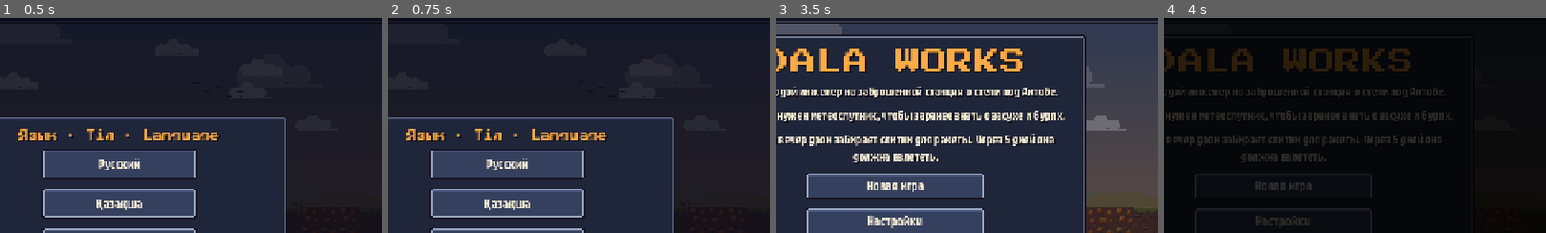
Above: before the commit, frames 1-4 (left to right).
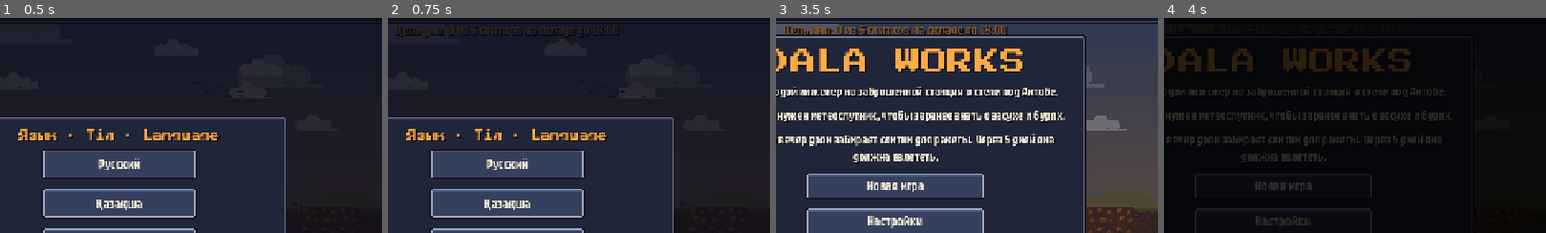
Above: after the commit, the same moments.

Repository: hinabaina/urban-robot
Game: Godot game, scene res://main/Main.tscn
Two runs of this game, one before a commit and one after it. Both use one fixed random seed, a clock stepped at 60 frames per second and the inputs below.
Inputs:
- Up to frame 1 (0.5 s): no input
- Up to frame 2 (0.75 s): click "×1" at 0.5 s
- Up to frame 3 (3.5 s): click "×2" at 1.25 s; click "II" at 2 s; click "Русский" at 2.75 s
- Up to frame 4 (4 s): click "Новая игра" at 3.5 s
The pictures show only the part of the screen within x 34-84%, y 9-59%; the shares and areas given below are measured in that part.

Frame 1 is identical in both runs. In frame 2, less than 0.1% of the frame differs, in the area x 2-15%, y 4-10%; in frame 3, 1.8%, in the area x 2-61%, y 3-8%; in frame 4, less than 0.1%.

Commit message:
Plant and build with a left click, free seeds, always-visible goal line
On a Mac trackpad the right button is awkward, and planting silently failed
with no grain, which could leave the player with a dead line and no way out.
Seeds are now free, LMB plants and places when seeds or a machine are in
hand, and a goal line at the top says what to do next (feed the furnace,
fix a stuck line, build the farm, today's quota).

Co-Authored-By: Claude Opus 5.5 <noreply@anthropic.com>
Claude-Session: https://claude.ai/code/session_01M2yRtLbnkNfsXLYQcAmbij

Diff:
--- a/data/player.json
+++ b/data/player.json
@@ -20,9 +20,7 @@
     "ore": 2,
     "grain": 1
   },
-  "plant_cost": {
-    "grain": 1
-  },
+  "plant_cost": {},
   "anim_fps": {
     "idle": 2.0,
     "walk": 10.0,
--- a/data/translations.csv
+++ b/data/translations.csv
@@ -28,8 +28,8 @@
 SLOT_harvester,Сборщик,Жинағыш,Harvester
 DESC_pickaxe,Держи ЛКМ: копать землю и руду,Сол батырманы басып тұр: жер мен кенді қазу,Hold LMB: dig dirt and ore
 DESC_can,ЛКМ: набрать воду в колодце и полить грядку,Сол батырма: құдықтан су алу және жүйекті суару,LMB: fill up at the well and water a bed
-DESC_seed,ПКМ по грядке: посадить 1 зерно,Жүйекке оң батырма: 1 дән егу,RMB on a bed: plant 1 grain
-DESC_ladder,ПКМ: поставить. Лазать — W и S,Оң батырма: қою. Өрмелеу — W және S,RMB: place. Climb with W and S
+DESC_seed,"Клик по грядке у колодца: посадить. Семена не кончаются","Құдық жанындағы жүйекке шерт: егу. Дән таусылмайды","Click a bed by the well to plant. Seeds never run out"
+DESC_ladder,"Клик: поставить. Лазать — W и S","Шерту: қою. Өрмелеу — W және S","Click to place. Climb with W and S"
 DESC_conveyor,Везёт предметы. Q — повернуть. Вверх — это лифт,Заттарды тасиды. Q — бұру. Жоғары бағыт — лифт,"Moves items. Q — rotate. Pointing up, it's a lift"
 DESC_drill,"Добывает руду из жилы, которой касается",Өзі тиіп тұрған желіден кен өндіреді,Mines ore from the vein it touches
 DESC_furnace,2 руды + 1 зерно → 1 слиток,2 кен + 1 дән → 1 құйма,2 ore + 1 grain → 1 ingot
@@ -60,9 +60,9 @@
 TUT_CAMPFIRE_PUT,Поднимись (W) к костру и нажми E — положи 2 руды и 1 зерно,"Алауға көтеріл (W) де, E бас — 2 кен мен 1 дән сал",Climb up (W) to the campfire and press E — put in 2 ore and 1 grain
 TUT_CAMPFIRE_BLOW,Поднимись (W) к костру и держи на нём ЛКМ: 2 руды + 1 зерно → слиток,"Алауға көтеріл (W) де, оған сол батырманы басып тұр: 2 кен + 1 дән → құйма",Climb up (W) to the campfire and hold LMB on it: 2 ore + 1 grain → ingot
 TUT_STORAGE,Отнеси слиток на склад у ракеты и нажми E,"Құйманы зымыран жанындағы қоймаға апарып, E бас",Carry the ingot to the storage by the rocket and press E
-TUT_FARM,"Зерно — топливо. Посади его на пашне (3, ПКМ), набери воды в колодце и полей (2, ЛКМ)","Дән — отын. Оны егістікке ек (3, оң батырма), құдықтан су алып, суар (2, сол батырма)","Grain is fuel. Plant it in the field (3, RMB), fill up at the well and water it (2, LMB)"
+TUT_FARM,"Зерно — топливо. Посади его на пашне (3, клик), набери воды в колодце и полей (2, ЛКМ)","Дән — отын. Оны егістікке ек (3, шерту), құдықтан су алып, суар (2, сол батырма)","Grain is fuel. Plant it in the field (3, click), fill up at the well and water it (2, LMB)"
 TUT_GOAL,Сдай 5 слитков до 18:00. Линия делает их сама — следи за шкалой склада наверху,18:00-ге дейін 5 құйма тапсыр. Желі оларды өзі жасайды — жоғарыдағы қойма шкаласын бақыла,Deliver 5 ingots by 18:00. The line makes them itself — watch the storage bar at the top
-TUT_D2_DRILL,Дрон привёз чертежи! Выбери бур (6) и поставь его вплотную к руде — ПКМ,"Дрон сызбалар әкелді! Бұрғыны таңда (6) да, кенге тақап қой — оң батырма",The drone brought blueprints! Pick the drill (6) and place it right next to ore — RMB
+TUT_D2_DRILL,Дрон привёз чертежи! Выбери бур (6) и поставь его вплотную к руде — клик,"Дрон сызбалар әкелді! Бұрғыны таңда (6) да, кенге тақап қой — шерту",The drone brought blueprints! Pick the drill (6) and place it right next to ore — click
 TUT_D2_FURNACE,Теперь печь (7): 2 руды + 1 зерно → 1 слиток,Енді пеш (7): 2 кен + 1 дән → 1 құйма,Now the furnace (7): 2 ore + 1 grain → 1 ingot
 TUT_D2_BELT,"Соедини бур, печь и склад конвейером (5). Q — повернуть, вверх — лифт","Бұрғыны, пешті және қойманы конвейермен қос (5). Q — бұру, жоғары — лифт","Link drill, furnace and storage with conveyors (5). Q — rotate, up — lift"
 TUT_D2_FUEL,Положи зерно в печь (E) — дальше линия работает сама,Пешке дән сал (E) — әрі қарай желі өзі жұмыс істейді,Put grain into the furnace (E) — from here the line runs itself
@@ -90,7 +90,7 @@
 HOWTO_GOAL,Цель: за 5 дней сдать дрону 120 слитков и запустить ракету. Каждый день в 18:00 дрон забирает квоту со склад …(363 unchanged characters)…
 HOWTO_MOVE,"Движение: A / D — идти, Пробел — прыжок, W / S — по лестнице вверх и вниз.","Қозғалыс: A / D — жүру, Бос орын — секіру, W / S — сатымен жоғары және төмен.","Movement: A / D — walk, Space — jump, W / S — up and down ladders."
 HOWTO_TOOLS,"Инструменты: 1–9 или колесо мыши — выбрать. Держи ЛКМ, чтобы копать, поливать, собирать урожай и раздувать …(225 unchanged characters)…
-HOWTO_BUILD,"Постройка: ПКМ — поставить машину (зажми и тяни, чтобы проложить конвейер), Q — повернуть выход, держи F — снести и вернуть ресурсы.","Құрылыс: оң батырма — машина қою (конвейер тарту үшін басып тұрып сүйре), Q — шығысты бұру, F басып тұр — бұзып, ресурсты қайтару.","Building: RMB — place a machine (hold and drag to …(83 unchanged characters)…
+HOWTO_BUILD,"Постройка: ЛКМ или ПКМ — поставить машину (зажми и тяни, чтобы проложить конвейер), Q — повернуть выход, держи F — снести и вернуть ресурсы.","Құрылыс: сол не оң батырма — машина қою (конвейер тарту үшін басып тұрып сүйре), Q — шығысты бұру, F басып тұр — бұзып, ресурсты қайтару.","Building: LMB or RMB — place a machine (hold and drag to …(83 unchanged characters)…
 HOWTO_HANDS,Руками: E — положить в машину или забрать из неё. Слиток = 2 руды + 1 зерно: в костре руками или в печи авт …(252 unchanged characters)…
 HOWTO_DAY,"Вечером можно лечь спать (Z). Ночью фабрика работает без тебя, утром — отчёт. X — рентген: показывает, какая …(303 unchanged characters)…
 HOWTO_AUTOMATION,"Руками за день выходит около 10 слитков, а квоты растут до 50. Строй бур → конвейер → печь → склад, а …(370 unchanged characters)…
@@ -122,11 +122,21 @@
 INTRO_7,Время пошло.,Уақыт басталды.,The clock is ticking.
 INTRO_SKIP,Пропустить,Өткізу,Skip
 MENU_INTRO,Вступление,Кіріспе,Intro
-TUT_D1_DRILL,Дрон сбросил чертежи и детали! Выбери бур (6) и поставь на рыжий выход руды — ПКМ,"Дрон сызбалар мен бөлшектер тастады! Бұрғыны таңда (6) да, қызғылт кен шыққан жерге қой — оң батырма",The drone dropped blueprints and parts! Pick the drill (6) and place it on the rusty ore outcrop — RMB
+TUT_D1_DRILL,Дрон сбросил чертежи и детали! Выбери бур (6) и поставь на рыжий выход руды — клик,"Дрон сызбалар мен бөлшектер тастады! Бұрғыны таңда (6) да, қызғылт кен шыққан жерге қой — шерту",The drone dropped blueprints and parts! Pick the drill (6) and place it on the rusty ore outcrop — RMB
 TUT_D1_FURNACE,Теперь печь (7): поставь её между буром и складом,Енді пеш (7): оны бұрғы мен қойманың арасына қой,Now the furnace (7): place it between the drill and the storage
-TUT_D1_BELT,Конвейер (5): зажми ПКМ и протяни ленту от бура к печи и от печи к складу,"Конвейер (5): оң батырманы басып тұрып, таспаны бұрғыдан пешке, пештен қоймаға тарт",Conveyor (5): hold RMB and drag a belt from the drill to the furnace and from the furnace to the storage
+TUT_D1_BELT,Конвейер (5): зажми кнопку мыши и протяни ленту от бура к печи и от печи к складу,"Конвейер (5): тінтуірді басып тұрып, таспаны бұрғыдан пешке, пештен қоймаға тарт",Conveyor (5): hold the mouse button and drag a belt from the drill to the furnace and from the furnace to the storage
 TUT_D1_FUEL,Положи зерно в печь (E). Дальше линия работает без тебя!,Пешке дән сал (E). Әрі қарай желі сенсіз жұмыс істейді!,Put grain into the furnace (E). From here the line works without you!
 TUT_DEEP,"Руда у склада скоро кончится. Копай глубже: в камне жилы богаче, а на самом дне — бесконечные","Қойма жанында …(208 unchanged characters)…
 NOTICE_EARLY_GIFT,"Дрон сбросил посылку: чертежи бура, печи и конвейера!","Дрон сәлемдеме тастады: бұрғы, пеш және конвейер сызбалары!","The drone dropped a parcel: drill, furnace and conveyor blueprints!"
 NOTICE_QUOTA_DONE,"Норма дня выполнена!","Күндік норма орындалды!","Daily quota met!"
 SLOT_LOCKED_SOON,Сдай первый слиток на склад — дрон сбросит этот чертёж,Қоймаға алғашқы құйманы тапсыр — дрон бұл сызбаны тастайды,Deliver your first ingot to storage — the drone will drop this blueprint
+NOTICE_PLANT_WHERE,"Сажать можно на пашню у колодца (коричневые грядки) или на землю рядом с ней","Тек құдық жанындағы жыртылған жерге немесе оның қасына егуге болады","Plant on the tilled beds by the well or on soil next to them"
+GOAL_GRAIN,"Печи нечем топить: посади семена (3) на грядки у колодца, полей (2), собери урожай и положи зерно в печь (E)","Пешке отын жоқ: құдық жанындағы жүйекке дән ек (3), суар (2), өнімді жинап, пешке сал (E)","The furnace has no fuel: plant seeds (3) on the beds by the well, water them (2), harvest and put grain in the furnace (E)"
+GOAL_FEED,"Печи нужно зерно: подойди к печи и нажми E","Пешке дән керек: пешке барып E бас","The furnace needs grain: walk up to it and press E"
+GOAL_BLOCKED,"Линия встала (красный знак): выходу машины некуда деть товар — проверь ленту до склада","Желі тоқтады (қызыл белгі): машинаның шығатын жері жоқ — қоймаға дейінгі таспаны тексер","The line is stuck (red sign): a machine has nowhere to put its output — check the belt to storage"
+GOAL_EXHAUSTED,"Жила кончилась: перенеси бур (F — снести) на новую руду, глубже руды больше","Кен таусылды: бұрғыны жаңа кенге көшір (F — бұзу), тереңде кен көп","The vein is empty: move the drill (F to remove) to new ore, deeper veins are bigger"
+GOAL_BUILD_LINE,"Построй линию: бур (6) на руду → конвейер (5) → печь (7) → конвейер → склад","Желі құр: бұрғы (6) кенге → конвейер (5) → пеш (7) → конвейер → қойма","Build a line: drill (6) on ore → conveyor (5) → furnace (7) → conveyor → storage"
+GOAL_SPRINKLER,"Автоматизируй ферму: поставь поливалку (8) у грядок — она поливает сама","Фермасын автоматтандыр: жүйек жанына суарғыш (8) қой — өзі суарады","Automate the farm: put a sprinkler (8) by the beds — it waters them by itself"
+GOAL_HARVESTER,"Поставь сборщик (9) у грядок и протяни от него ленту к печи — зерно поедет само","Жүйек жанына жинағыш (9) қойып, одан пешке таспа тарт — дән өзі барады","Put a harvester (9) by the beds and run a belt from it to the furnace — grain will flow by itself"
+GOAL_QUOTA,"Цель дня: %d из %d слитков на складе до 18:00","Күн мақсаты: 18:00-ге дейін қоймада %d / %d құйма","Today's goal: %d of %d ingots in storage by 18:00"
+GOAL_GROW,"Норма есть! Расширяй фабрику: завтра норма больше (день %d из 5)","Норма бар! Зауытты кеңейт: ертең норма көбірек (%d-күн / 5)","Quota met! Grow the factory: tomorrow's quota is bigger (day %d of 5)"
--- a/player/BuildController.gd
+++ b/player/BuildController.gd
@@ -14,6 +14,8 @@
 var ghost := {}              # {type, cell, dir, ok, reason} или пусто
 
 var _placing := false
+var _place_action := Actions.PLACE   # какой кнопкой тянем постройку
+var _last_plant_warn := Vector2i(-999, -999)
 var _last_cell := Vector2i(-999, -999)
 
 @onready var player: CharacterBody2D = get_parent()
@@ -65,18 +67,40 @@
 		dir_index = (dir_index + 1) % DIRS.size()
 		Audio.play("select")
 	elif event.is_action_pressed(Actions.PLACE):
-		_placing = true
-		_last_cell = Vector2i(-999, -999)
-		_try_place(true)
+		_start_placing(Actions.PLACE, true)
+	elif event.is_action_pressed(Actions.USE) and _left_click_builds():
+		# На Mac правую кнопку нажать неудобно: с семенами или машиной в руке ЛКМ тоже ставит и сажает.
+		_start_placing(Actions.USE, MachineCatalog.find(TileCatalog.cell_at(get_global_mouse_position())).is_empty())
+
+
+func _start_placing(action: StringName, loud: bool) -> void:
+	_placing = true
+	_place_action = action
+	_last_cell = Vector2i(-999, -999)
+	_try_place(loud)
+
+
+## ЛКМ ставит, если в руке семена или машина, а под курсором нет спелой грядки (её ЛКМ собирает).
+func _left_click_builds() -> bool:
+	var id := selected_id()
+	if id != "seed" and not MachineCatalog.is_machine(id):
+		return false
+	var cell := TileCatalog.cell_at(get_global_mouse_position())
+	for crop in Sim.get_crops():
+		if crop.get("cell") in [cell, cell + Vector2i.DOWN] and id != "seed":
+			return false
+	return true
 
 
 func _process(_delta: float) -> void:
 	_update_ghost()
-	if _placing and not Input.is_action_pressed(Actions.PLACE):
+	if _placing and not Input.is_action_pressed(_place_action):
 		_placing = false
 	# Протяжка с зажатой ПКМ: удобно тянуть конвейеры и лестницы.
 	if _placing and not ghost.is_empty() and ghost["cell"] != _last_cell and MachineCatalog.size(ghost["type"]) == Vector2i.ONE:
 		_try_place(false)
+	elif _placing and selected_id() == "seed":
+		_plant()          # протяжкой можно засеять всю пашню
 	queue_redraw()
 
 
@@ -99,7 +123,7 @@
 
 func _try_place(loud: bool) -> void:
 	if selected_id() == "seed":
-		_plant()
+		_plant(loud)
 		return
 	_update_ghost()   # клик мог прийти раньше, чем _process успел пересчитать призрак
 	if ghost.is_empty():
@@ -115,7 +139,7 @@
 
 
 ## Посадить зерно: клик по грядке или по воздуху прямо над ней.
-func _plant() -> void:
+func _plant(loud: bool = false) -> void:
 	var cost: Dictionary = GameConfig.player()["plant_cost"]
 	var cell := TileCatalog.cell_at(get_global_mouse_position())
 	if not player.in_reach(TileCatalog.cell_center(cell)) or not GameState.can_afford(cost):
@@ -123,8 +147,15 @@
 	for target in [cell, cell + Vector2i.DOWN]:
 		if Sim.plant(target):
 			GameState.pay(cost)
+			GameState.report("planted")
 			Audio.play("plant")
 			return
+	var on_plot := false
+	for crop in Sim.get_crops():
+		on_plot = on_plot or crop.get("cell") in [cell, cell + Vector2i.DOWN]
+	if loud and not on_plot and _last_plant_warn != cell:
+		_last_plant_warn = cell
+		GameState.notify("NOTICE_PLANT_WHERE")
 
 
 func _draw() -> void:
--- a/tools/b_smoke/checks.gd
+++ b/tools/b_smoke/checks.gd
@@ -115,8 +115,8 @@
 	await teleport(Vector2i(17, 11))
 	await press(Actions.slot(2))
 	mouse_to_cell(plot + Vector2i.UP)
-	await press(Actions.PLACE)
-	check("plant seed costs 1 grain", GameState.pockets["grain"] == 8 and _stage(plot) == 1, [GameState.pockets, _stage(plot)])
+	await click(Actions.USE)      # левой кнопкой: на Mac правую нажать неудобно
+	check("LMB plants a seed, seeds are free", GameState.pockets["grain"] == 9 and _stage(plot) == 1, [GameState.pockets, _stage(plot)])
 	await press(Actions.slot(1))
 	await click(Actions.USE, 0.5)
 	check("empty can does not water", not _wet(plot))
@@ -135,7 +135,7 @@
 	check("crop is ripe after 30 s wet", _stage(plot) == 4, _stage(plot))
 	await press(Actions.slot(0))
 	await click(Actions.USE, 0.45)
-	check("harvest gives 3 grain", GameState.pockets["grain"] == 11 and _stage(plot) == 0, [GameState.pockets, _stage(plot)])
+	check("harvest gives 3 grain", GameState.pockets["grain"] == 12 and _stage(plot) == 0, [GameState.pockets, _stage(plot)])
 	check("farmland is not diggable", world.kind_at(plot) == "farmland")
 
 
--- a/tools/b_smoke/shot.gd
+++ b/tools/b_smoke/shot.gd
@@ -133,6 +133,24 @@
 		DayCycle.hour = float(args[3])
 	DayCycle.set_user_speed(2.0)
 	await get_tree().create_timer(14.0).timeout
+
+
+## Как у Чингиза на второй день: линия стоит, в печи нет зерна, в карманах тоже. Вверху должна быть подсказка.
+func scenario_stuck() -> void:
+	GameState.early_gift_given = true
+	GameState.unlocked.assign(GameConfig.player()["hotbar"])
+	GameState.unlocked_changed.emit()
+	GameState.pockets["grain"] = 0
+	GameState.pockets_changed.emit()
+	main.get_node("UI/Tutorial")._finish()
+	Sim.place_machine("drill", Vector2i(38, 10), Vector2i.RIGHT)
+	Sim.place_machine("furnace", Vector2i(44, 10), Vector2i.RIGHT)
+	for x in [40, 41, 42, 43, 46, 47, 48, 49]:
+		Sim.place_machine("conveyor", Vector2i(x, 11), Vector2i.RIGHT)
+	main.get_node("Player").global_position = TileCatalog.cell_center(Vector2i(43, 8))
+	DayCycle.set_user_speed(2.0)
+	await get_tree().create_timer(6.0).timeout
+	print("goal: ", main.get_node("UI/Messages").goal_text())
 
 
 ## Сутки целиком: слитки на склад, дрон, вечер, сон, ночь, отчёт, утро.
--- a/ui/Messages.gd
+++ b/ui/Messages.gd
@@ -18,6 +18,8 @@
 var _night: ColorRect
 var _toast_tween: Tween
 var _banner_tween: Tween
+var _goal: Label                # «что делать сейчас», когда обучение молчит
+var _goal_timer := 0.0
 var _quota_have := -1          # сколько слитков было на складе при прошлом сигнале
 @onready var _hint_of_phase := {DayCycle.Phase.DRONE: "HINT_DRONE", DayCycle.Phase.EVENING: "HINT_EVENING",
 	DayCycle.Phase.NIGHT: "HINT_NIGHT"}
@@ -32,6 +34,7 @@
 	_hint = _line(UiKit.label("", UiKit.FONT_SIZE, UiKit.ACCENT), Control.PRESET_TOP_WIDE, HINT_TOP)
 	_banner = _line(UiKit.title("", UiKit.TITLE_SIZE), Control.PRESET_TOP_WIDE, BANNER_TOP)
 	_toast = _line(UiKit.label(""), Control.PRESET_BOTTOM_WIDE, -TOAST_BOTTOM)
+	_goal = _line(UiKit.label("", UiKit.FONT_SIZE, UiKit.TEXT), Control.PRESET_TOP_WIDE, HINT_TOP)
 	_reason = UiKit.label("", UiKit.SMALL_SIZE, UiKit.BAD)
 	add_child(_reason)
 	_banner.modulate.a = 0.0
@@ -53,12 +56,51 @@
 	return label
 
 
-func _process(_delta: float) -> void:
+func _process(delta: float) -> void:
+	_goal_timer -= delta
+	if _goal_timer <= 0.0:
+		_goal_timer = 0.5
+		_update_goal()
 	var ghost: Dictionary = _build.ghost
 	_reason.visible = not ghost.is_empty() and not ghost["ok"]
 	if _reason.visible:
 		_reason.text = tr(ghost["reason"])
 		_reason.position = get_local_mouse_position() + CURSOR_OFFSET
+
+
+## Строка цели вверху экрана: самая важная проблема или следующий шаг. Видна днём, когда обучение не показывает плашку.
+func _update_goal() -> void:
+	var tutorial := get_node_or_null("../Tutorial")
+	var busy: bool = (tutorial != null and tutorial.visible) or _hint.text != "" or DayCycle.phase != DayCycle.Phase.DAY
+	_goal.text = "" if busy else goal_text()
+	_goal.add_theme_color_override("font_color", UiKit.BAD if _goal.text.begins_with("⚠") else UiKit.ACCENT)
+
+
+## Совет игроку по состоянию фабрики. Порядок важен: сначала то, что остановило линию.
+func goal_text() -> String:
+	var states := {}
+	var types := {}
+	for machine in Sim.get_machines():
+		types[machine.get("type")] = true
+		states[machine.get("state")] = true
+	var have := Sim.storage_count("ingot")
+	var need := GameState.display_quota()
+	var grain := int(GameState.pockets.get("grain", 0))
+	if states.has(Sim.State.NO_FUEL):
+		return "⚠ " + tr("GOAL_FEED" if grain > 0 else "GOAL_GRAIN")
+	if states.has(Sim.State.BLOCKED):
+		return "⚠ " + tr("GOAL_BLOCKED")
+	if states.has(Sim.State.EXHAUSTED):
+		return "⚠ " + tr("GOAL_EXHAUSTED")
+	if not types.has("drill") and GameState.is_unlocked("drill"):
+		return tr("GOAL_BUILD_LINE")
+	if not types.has("sprinkler") and GameState.is_unlocked("sprinkler"):
+		return tr("GOAL_SPRINKLER")
+	if not types.has("harvester") and GameState.is_unlocked("harvester"):
+		return tr("GOAL_HARVESTER")
+	if have < need:
+		return tr("GOAL_QUOTA") % [have, need]
+	return tr("GOAL_GROW") % GameState.day
 
 
 func _on_notice(key: String) -> void:
